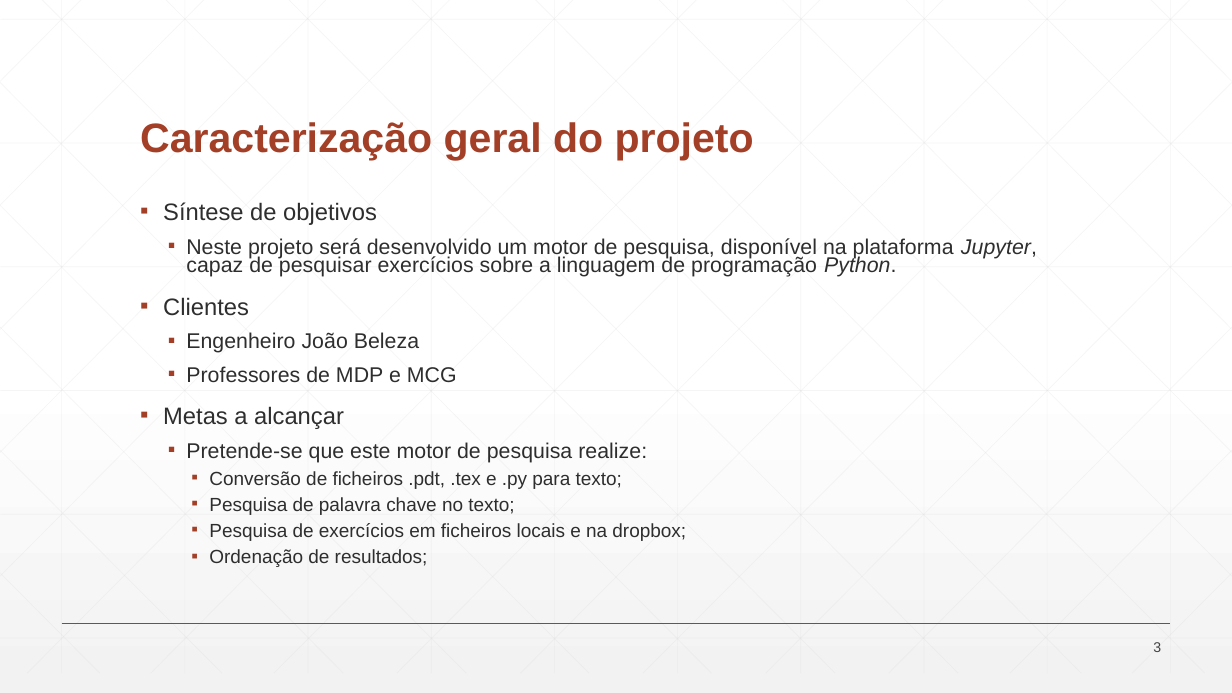
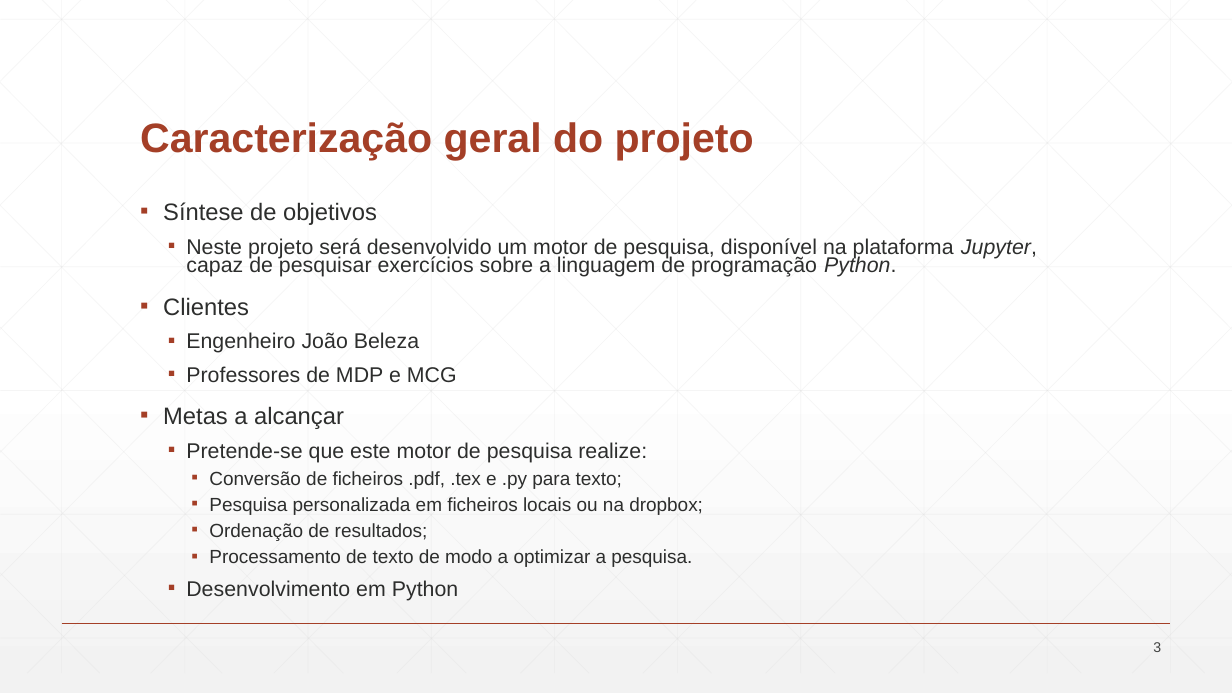
Before and after one commit to Rajang21/Projeto-Final, a slide deck: slide 3 of Apresentacao_Final.pptx. Drawn at 1232x693 pixels with LibreOffice and Linux fonts; fonts in the diff are those of the drawing. Boxes give left, top, right and bottom in pixels: in the first picture for what was removed or moved away, otherwise in the second. Text is boxed around its words. In the diff, an @@ line names an element or a change of style, - is before the commit and + after.

```diff
--- a/Apresentacao_Final.pptx
+++ b/Apresentacao_Final.pptx
@@ text at box(209, 471, 703, 515): text changed @@
-    ▪ Conversão de ficheiros .pdt, .tex e .py para texto;
-    ▪ Pesquisa de palavra chave no texto;
-    ▪ Pesquisa de exercícios em ficheiros locais e na dropbox;
+    ▪ Conversão de ficheiros .pdf, .tex e .py para texto;
+    ▪ Pesquisa personalizada em ficheiros locais ou na dropbox;
@@ text at box(186, 549, 692, 601): paragraphs added @@
+    ▪ Processamento de texto de modo a optimizar a pesquisa.
+  ▪ Desenvolvimento em Python
```
Also in this commit, not shown: 3 other slides changed, 2 slides added, 1 slide removed.
